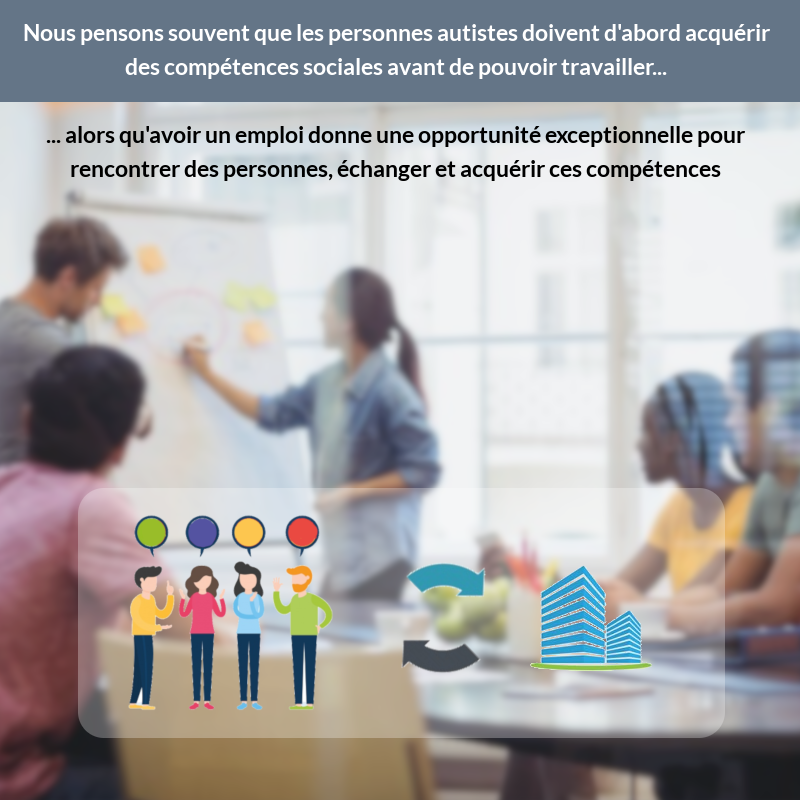
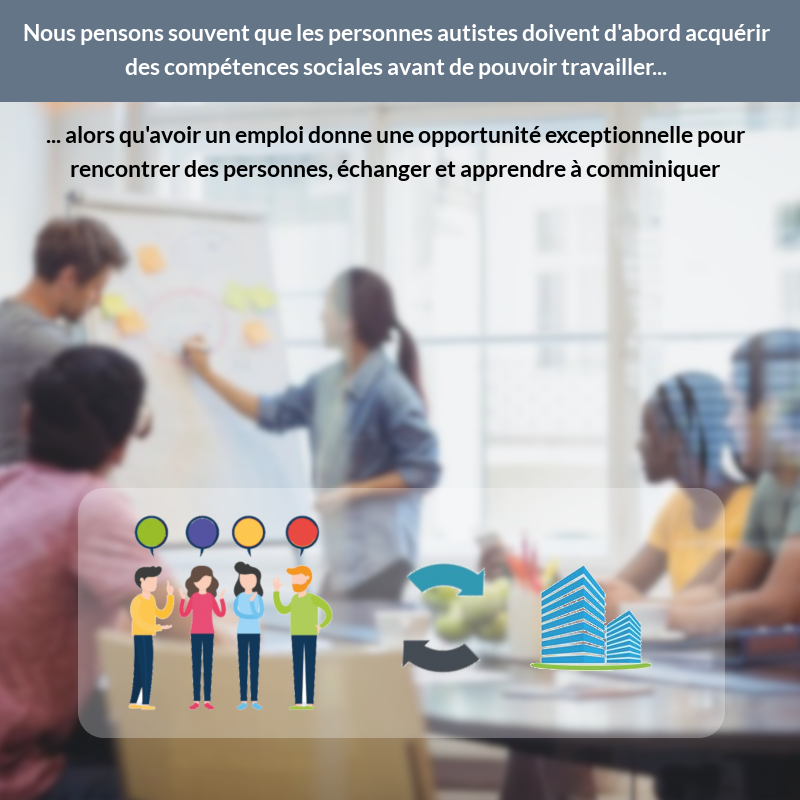
Revision of a layered 800×800 image; what changed, layer by layer:
painted on "... alors qu'avoir un emploi d..." over [left=472, top=160, right=721, bottom=181]
